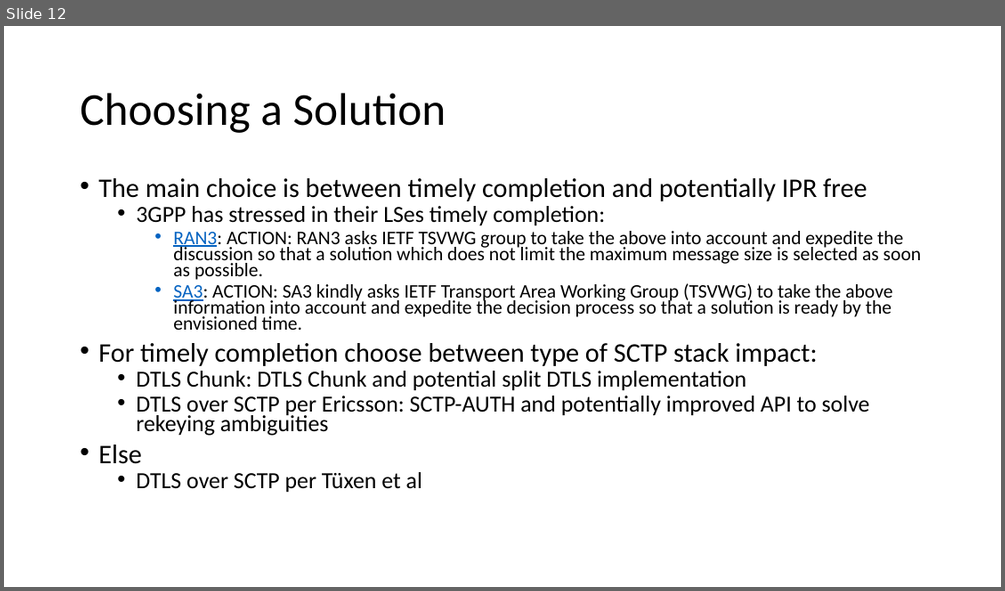
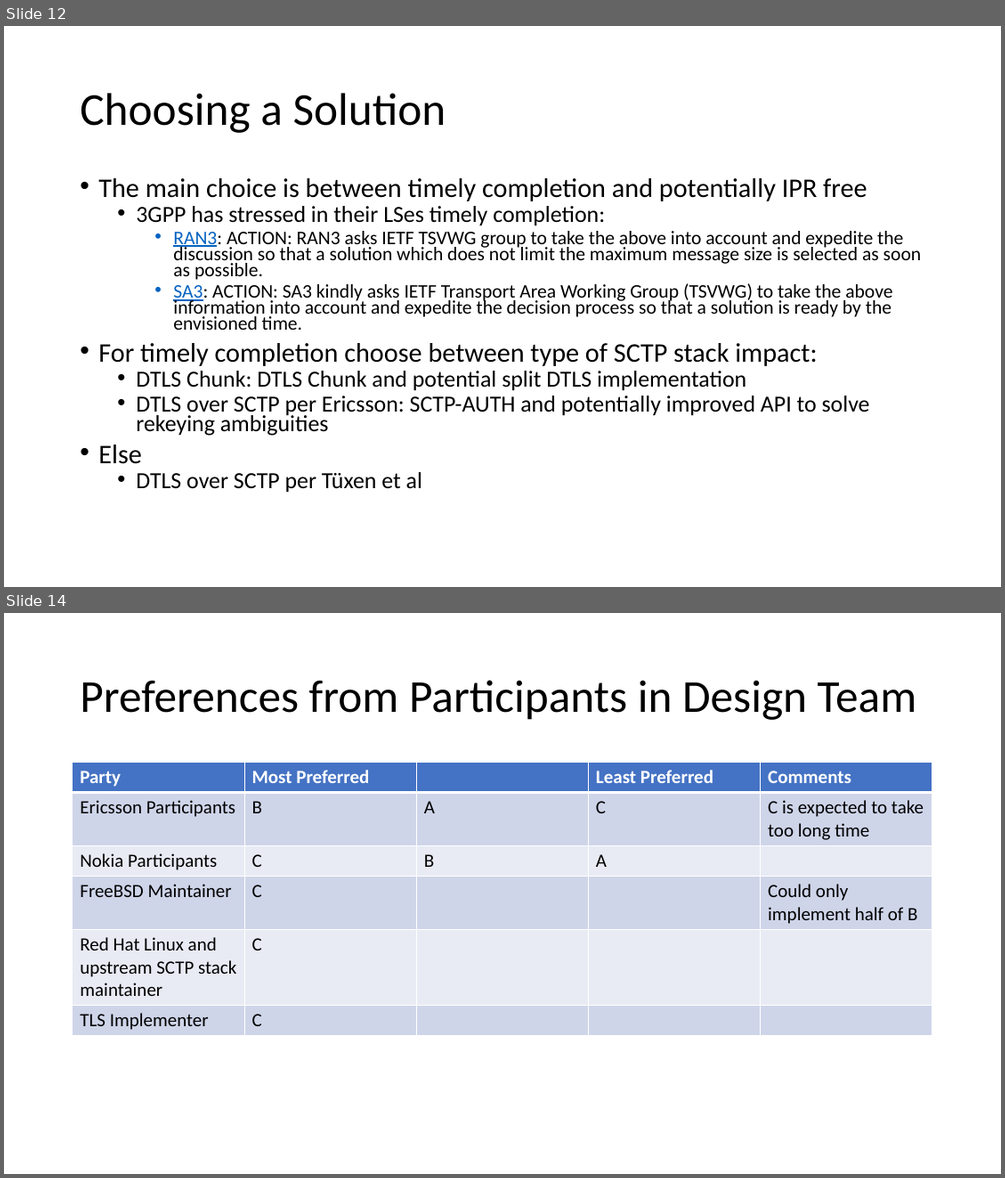
Before and after one commit to sctplab/sctp-dtls-requirements, a slide deck: dtls-for-sctp-design-team-report.pptx. Shown one above the other, each under a label of ours: slide 12 before the commit, slides 12 and 14 after it; the slides between them are not shown. The pictures are 1005x591 and 1005x1178 pixels, drawn with LibreOffice and Linux fonts; fonts in the diff are those of the drawing. Boxes give left, top, right and bottom in pixels: in the first picture for what was removed or moved away, otherwise in the second. Text is boxed around its words. In the diff, an @@ line names an element or a change of style, - is before the commit and + after.

```diff
--- a/dtls-for-sctp-design-team-report.pptx
+++ b/dtls-for-sctp-design-team-report.pptx
@@ slide 14 added at <box>4,613,1001,1174</box>, background #FFFFFF @@
@@ title added at <box>80,680,917,720</box>, 44 pt, text #000000 @@
+Preferences from Participants in Design Team
@@ table added at <box>73,763,933,1033</box>, 6 rows, 5 columns @@
+Party | Most Preferred |  | Least Preferred | Comments
+Ericsson Participants | B | A | C | C is expected to take too long time
+Nokia Participants | C | B | A | 
+FreeBSD Maintainer | C |  |  | Could only implement half of B
+Red Hat Linux and upstream SCTP stack maintainer | C |  |  | 
+TLS Implementer | C |  |  | 
```
Also in this commit, not shown: 1 slide changed, 1 other slide added, 1 slide removed.
